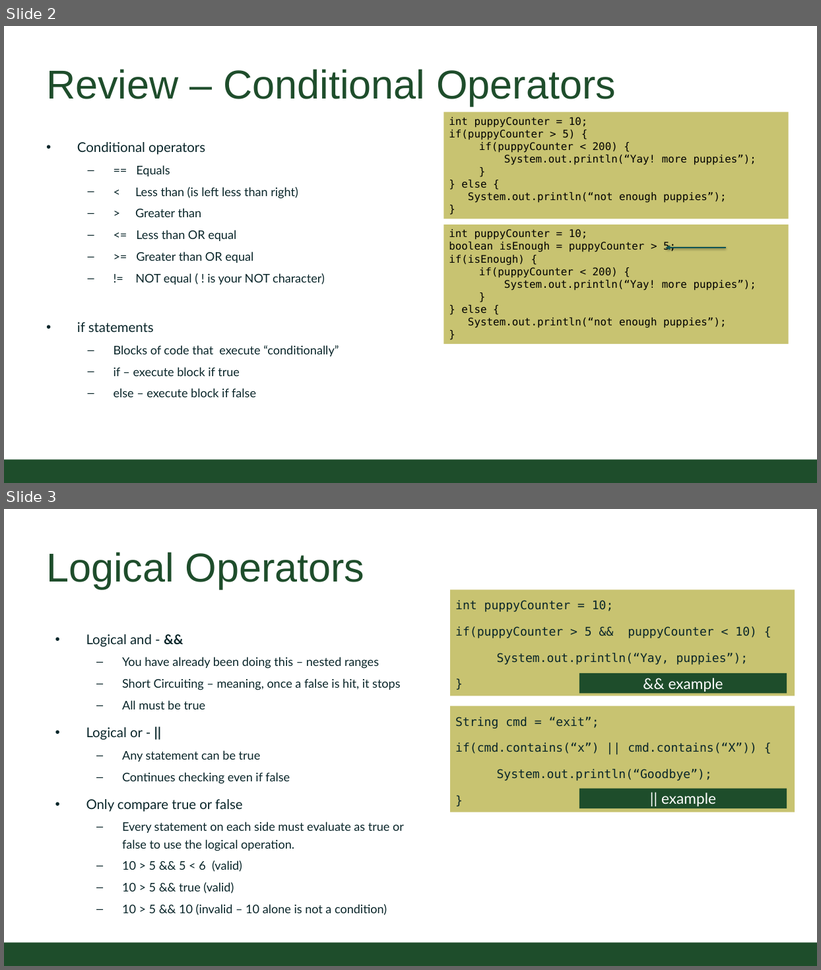
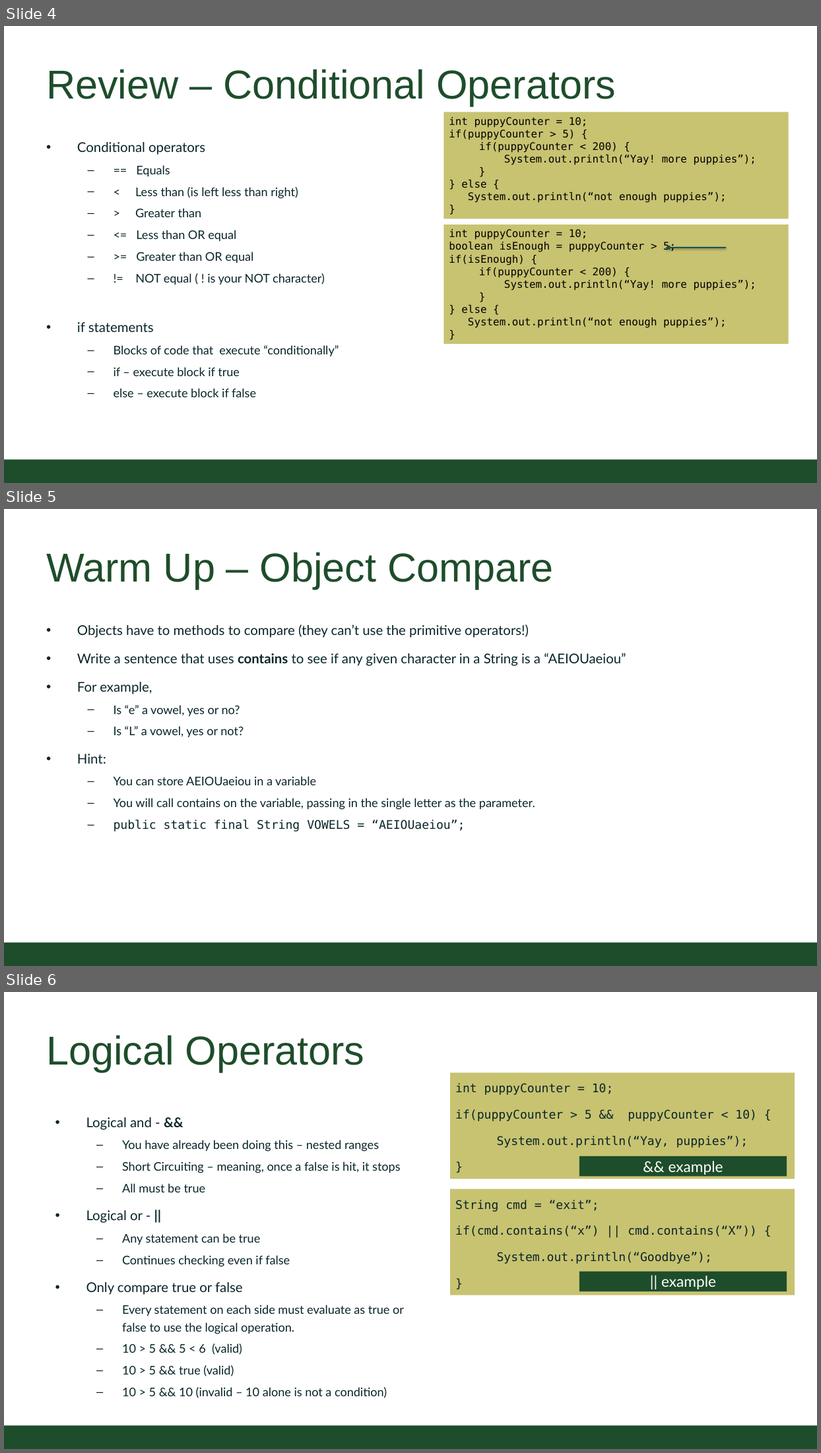
Before and after one commit to CSU-CompSci-CS163-4/Handouts, a slide deck: slides/On-Campus/06_01_LogicalOperators.pptx. Shown one above the other, each under a label of ours: slides 2 and 3 before the commit, slides 4, 5 and 6 after it. The pictures are 821x970 and 821x1453 pixels, drawn with LibreOffice and Linux fonts; fonts in the diff are those of the drawing; background and template pictures are left out. Boxes give left, top, right and bottom in pixels: in the first picture for what was removed or moved away, otherwise in the second. Text is boxed around its words. In the diff, an @@ line names an element or a change of style, - is before the commit and + after.

Commit message:
update monday slides - conditionals with examples

```diff
--- a/slides/On-Campus/06_01_LogicalOperators.pptx
+++ b/slides/On-Campus/06_01_LogicalOperators.pptx
@@ slide 5 added at (4, 509, 817, 966), background #FFFFFF; not listed: 1 template element that a slide beside it also shows @@
@@ title added at (46, 552, 553, 589), 54 pt, text #1E4D2B @@
+Warm Up – Object Compare
@@ text added at (77, 625, 626, 832), 16 pt, text #092529 @@
+• Objects have to methods to compare (they can’t use the primitive operators!)
+• Write a sentence that uses contains to see if any given character in a String is a “AEIOUaeiou”
+• For example,
+  – Is “e” a vowel, yes or no?
+  – Is “L” a vowel, yes or not?
+• Hint:
+  – You can store AEIOUaeiou in a variable
+  – You will call contains on the variable, passing in the single letter as the parameter.
+  – public static final String VOWELS = “AEIOUaeiou”;
@@ what was slide 2 is now slide 4 @@
@@ what was slide 3 is now slide 6 @@
```
Also in this commit, not shown: 4 other slides added.
